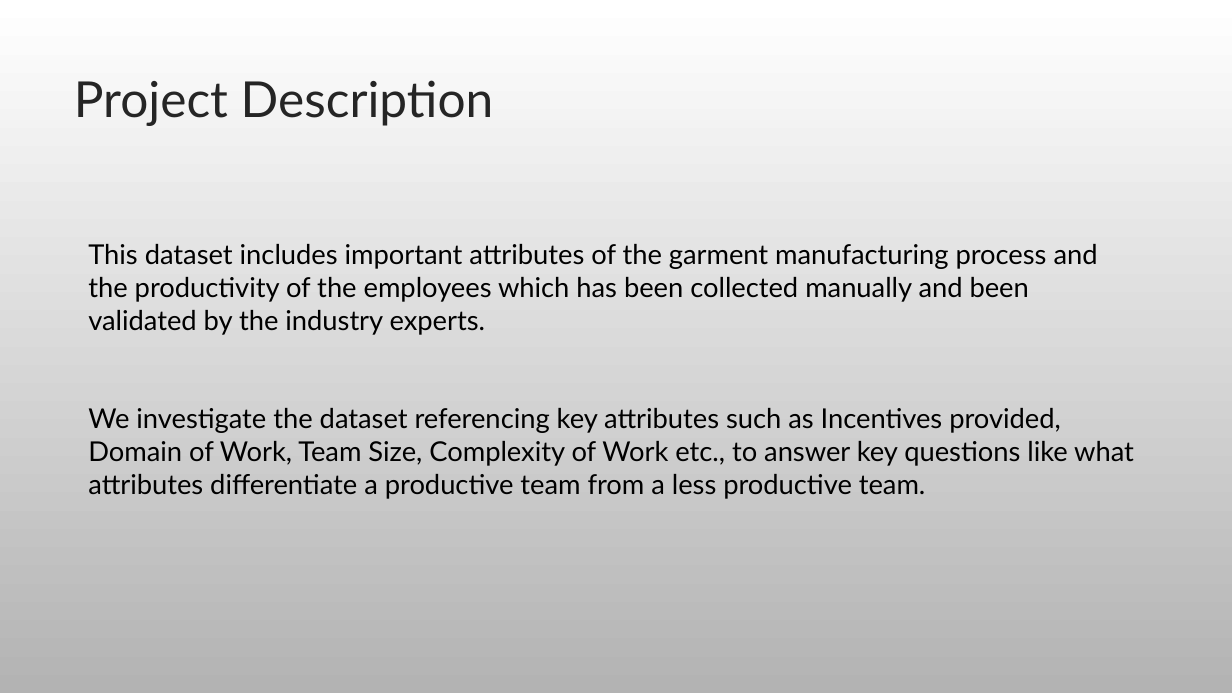
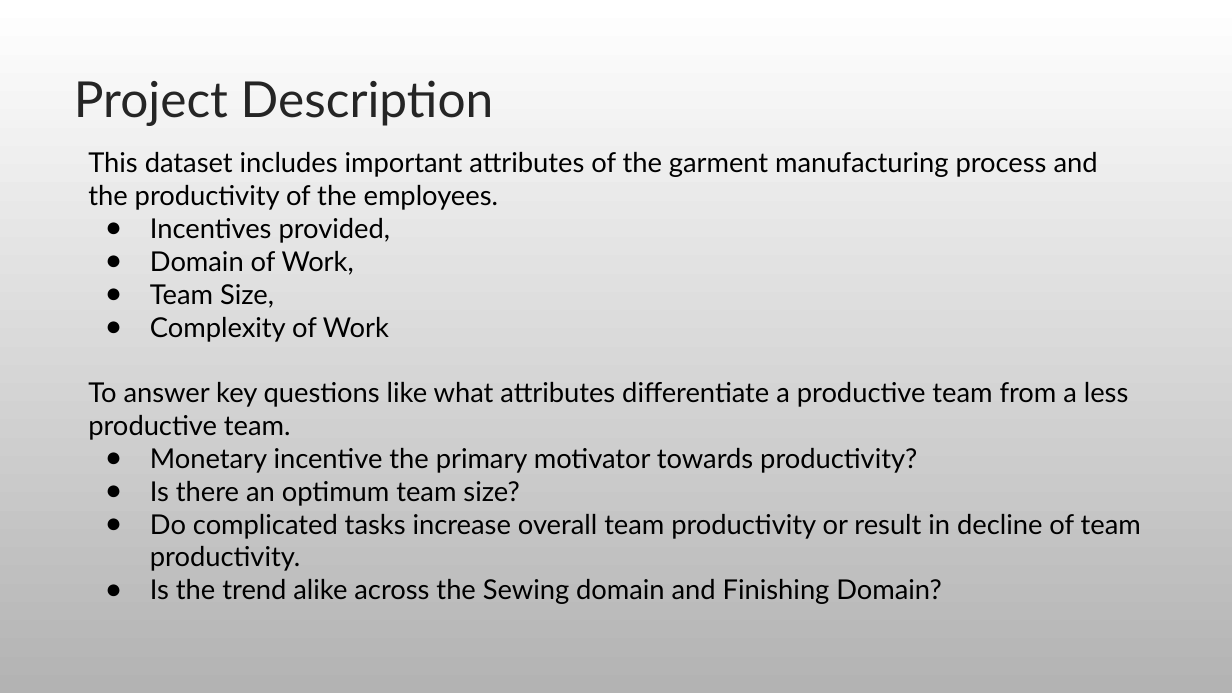
Before and after one commit to rohitashwachaks/MIS-S381N, a slide deck: slide 4 of project/Productivity Analysis of Employees in Textile Industry.pptx. Drawn at 1232x693 pixels with LibreOffice and Linux fonts; fonts in the diff are those of the drawing. Boxes give left, top, right and bottom in pixels: in the first picture for what was removed or moved away, otherwise in the second. Text is boxed around its words. In the diff, an @@ line names an element or a change of style, - is before the commit and + after.

```diff
--- a/project/Productivity Analysis of Employees in Textile Industry.pptx
+++ b/project/Productivity Analysis of Employees in Textile Industry.pptx
@@ text at [88,152,1141,604]: text changed @@
-This dataset includes important attributes of the garment manufacturing process and the productivity of the employees which has been collected manually and been validated by the industry experts.
-We investigate the dataset referencing key attributes such as Incentives provided, Domain of Work, Team Size, Complexity of Work etc., to answer key questions like what attributes differentiate a productive team from a less productive team.
+This dataset includes important attributes of the garment manufacturing process and the productivity of the employees.
+● Incentives provided,
+● Domain of Work,
+● Team Size,
+● Complexity of Work
+To answer key questions like what attributes differentiate a productive team from a less productive team.
+● Monetary incentive the primary motivator towards productivity?
+● Is there an optimum team size?
+● Do complicated tasks increase overall team productivity or result in decline of team productivity.
+● Is the trend alike across the Sewing domain and Finishing Domain?
```
Also in this commit, not shown: 8 other slides changed, 1 slide added, 1 other file.
